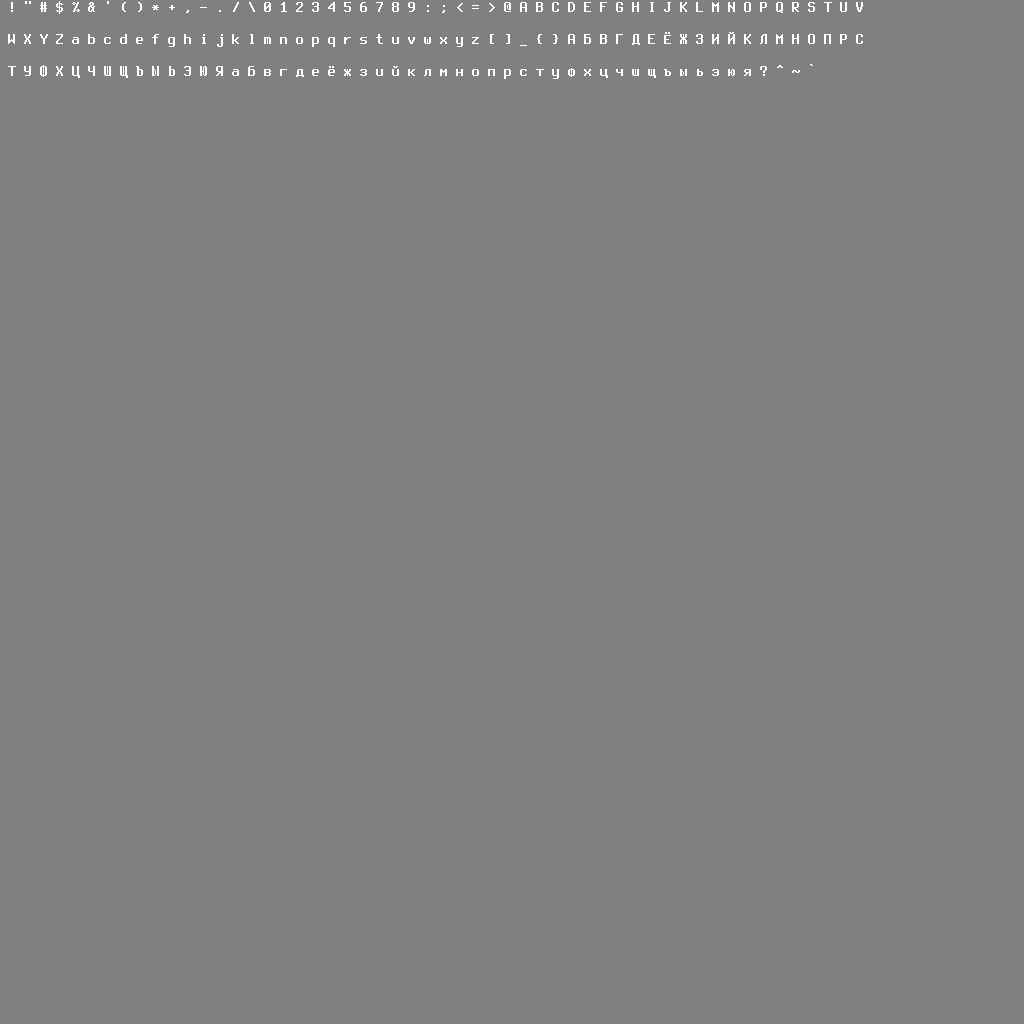
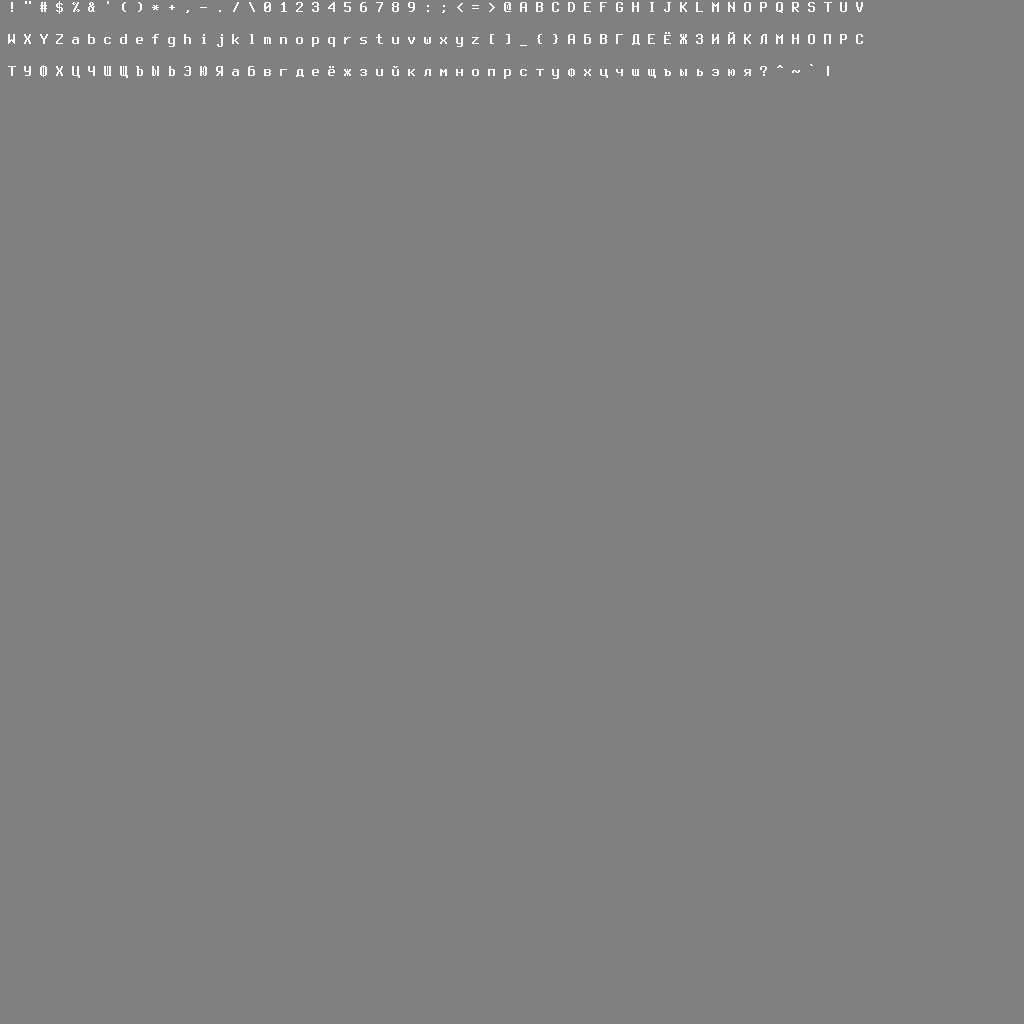
Revision of a layered w=1024, h=1024 image; what changed, layer by layer:
painted on "! ' # $ % & ' ( ) * + , - . /..." over [827, 66, 829, 76]
